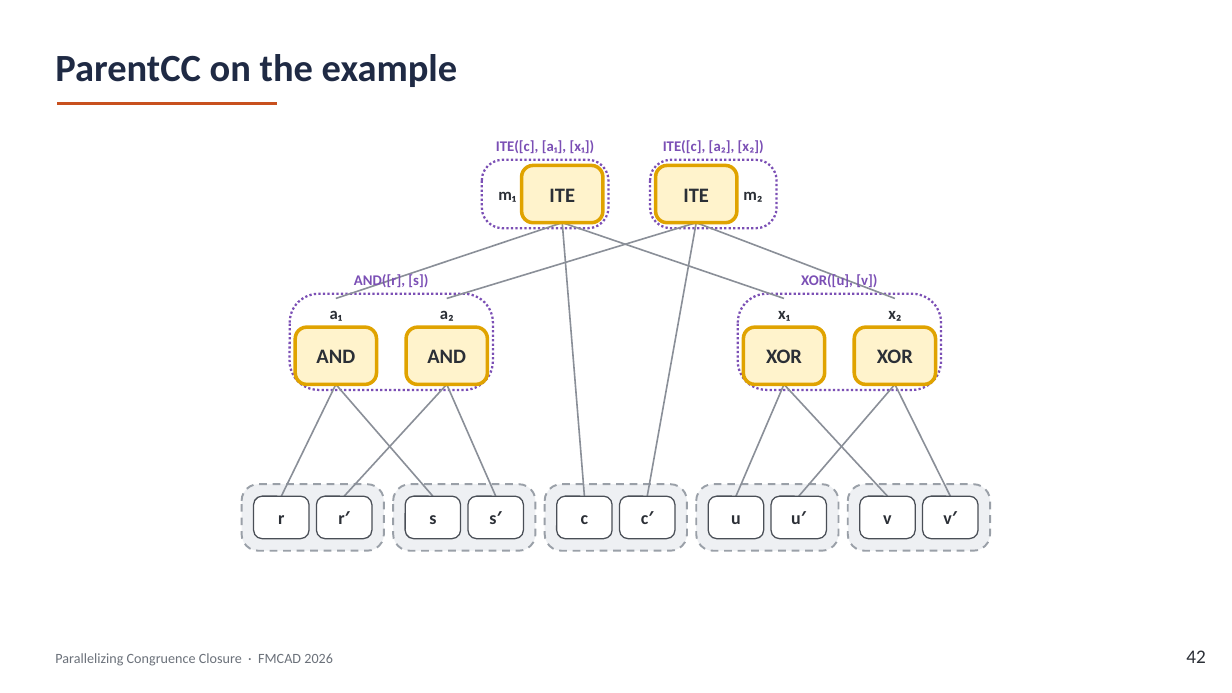
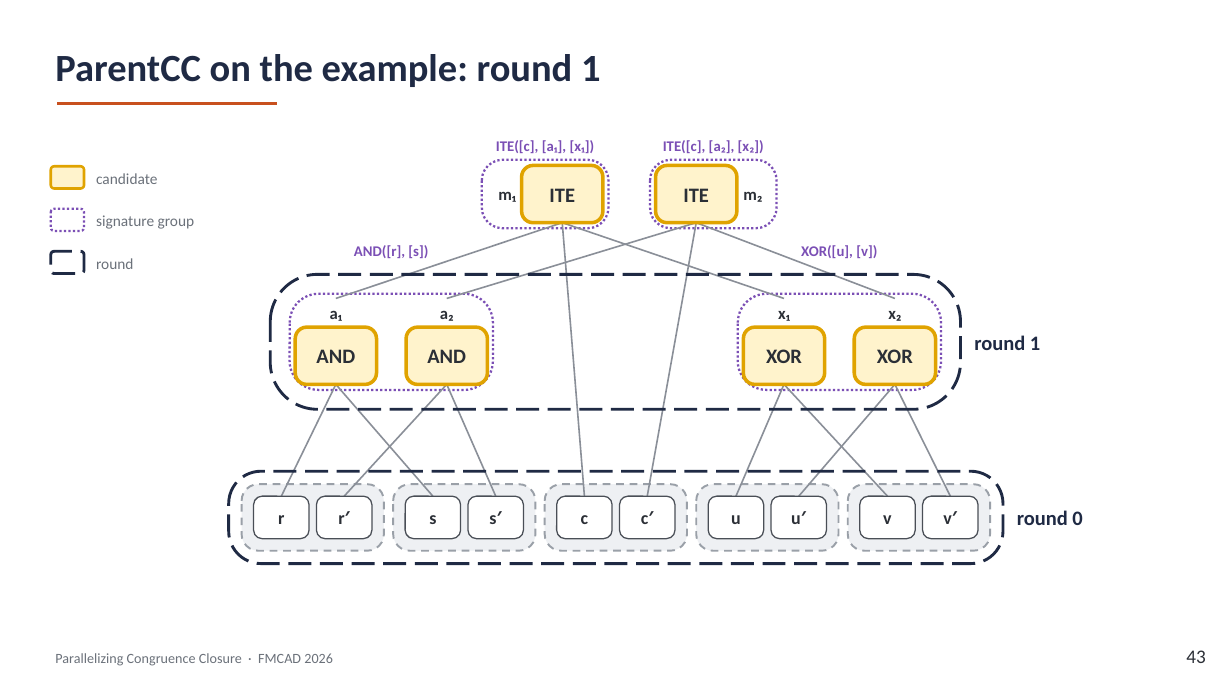
Before and after one commit to amarshah1/parallelcc-paper, a slide deck: slide 43 of slides/parallelcc-part1.pptx (slide 42 before the commit). Drawn at 1232x693 pixels with LibreOffice and Linux fonts; fonts in the diff are those of the drawing. Boxes give left, top, right and bottom in pixels: in the first picture for what was removed or moved away, otherwise in the second. Text is boxed around its words. In the diff, an @@ line names an element or a change of style, - is before the commit and + after.

```diff
--- a/slides/parallelcc-part1.pptx
+++ b/slides/parallelcc-part1.pptx
@@ text at [55, 54, 600, 87]: text changed @@
-ParentCC on the example
+ParentCC on the example: round 1
@@ rounded rectangle added at [51, 166, 84, 189], fill #FFF3CC, outline #E0A300 2 pt @@
@@ text added at [96, 173, 157, 184], 12 pt, text #6B717A @@
+candidate
@@ rounded rectangle added at [51, 209, 84, 231], outline #7B4FB5 1.75 pt dashed @@
@@ text added at [96, 215, 195, 229], 12 pt, text #6B717A @@
+signature group
@@ text "AND([r], [s])" rewrapped from [354, 273, 428, 290] to [354, 245, 428, 258] @@
@@ text "XOR([u], [v])" rewrapped from [801, 273, 877, 290] to [801, 245, 877, 258] @@
@@ rounded rectangle added at [51, 251, 84, 274], outline #1F2A44 2.25 pt dashed @@
@@ text added at [96, 258, 133, 269], 12 pt, text #6B717A @@
+round
@@ rounded rectangle added at [270, 274, 960, 409], outline #1F2A44 2.25 pt dashed @@
@@ text added at [974, 335, 1040, 350], 16 pt, text #1F2A44, bold @@
+round 1
@@ rounded rectangle added at [228, 471, 1003, 564], outline #1F2A44 2.25 pt dashed @@
@@ text added at [1017, 510, 1082, 525], 16 pt, text #1F2A44, bold @@
+round 0
@@ text at [1186, 650, 1205, 663]: text changed @@
-42
+43
```
Also in this commit, not shown: 7 other slides changed, 1 slide added, 1 other file.
